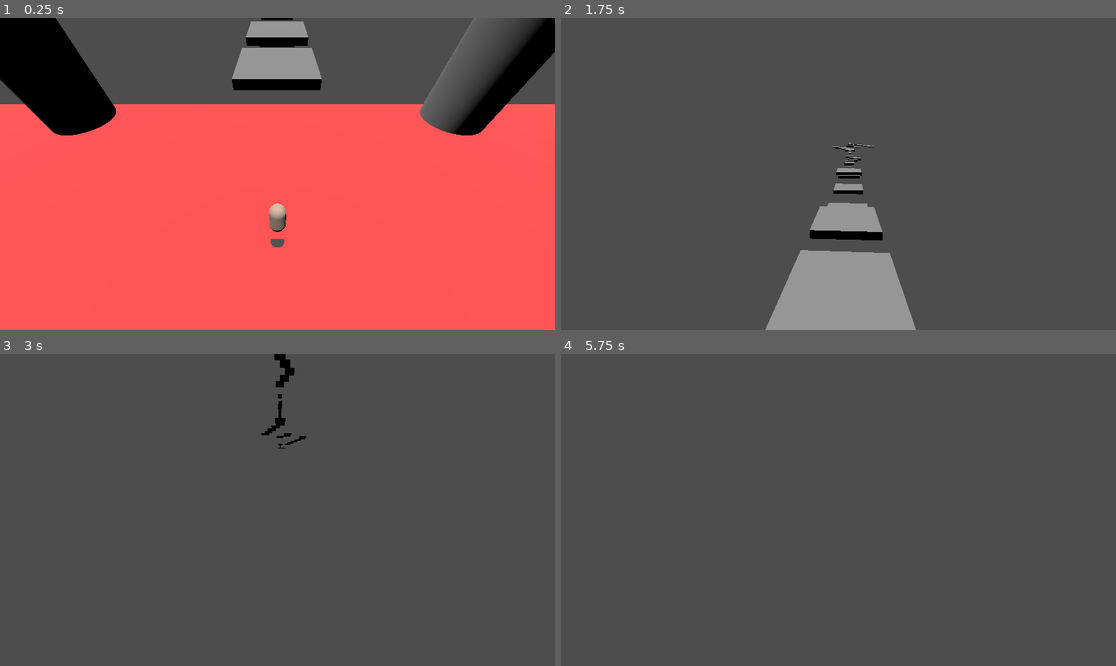
Above: before the commit, frames 1-4 (two rows, left to right).
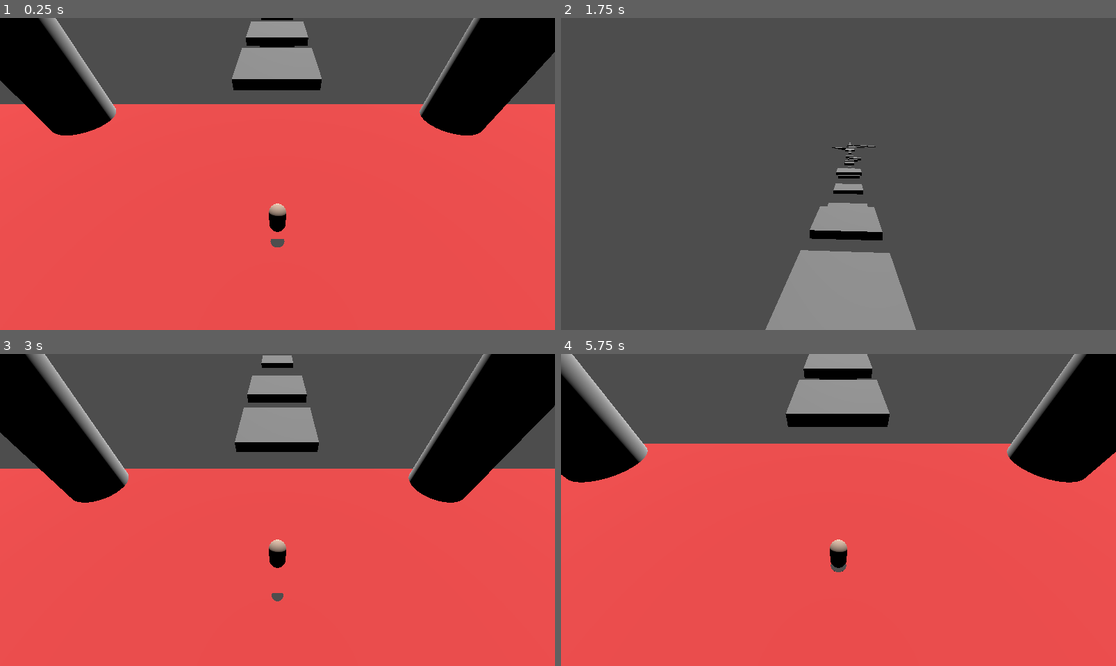
Above: after the commit, the same moments.

Repository: ankit-suman-07/Platform_3D
Game: Godot game, scene res://scenes/world.tscn
Same seed, same stepped clock (60 frames per second), same inputs: the game is played once before the commit and once after it.
Inputs (mouse positions are in pixels of both pictures, inside the frame that each line leads up to):
- Up to frame 1 (0.25 s): no input
- Up to frame 2 (1.75 s): tap Enter at 0.5 s; move the mouse to (866, 174) at 0.52 s; hold W (forward) from 0.53 s (still down); tap Space (jump) at 0.77, 1.52 s; move the mouse to (810, 174) at 1.27 s
- Up to frame 3 (3 s): keep holding W (forward); move the mouse to (288, 503) at 2.02 s; move the mouse to (271, 516) at 2.77 s
- Up to frame 4 (5.75 s): keep holding W (forward); tap Space (jump) at 3.02, 3.77, 4.52 s; move the mouse to (877, 513) at 3.52 s; move the mouse to (794, 506) at 4.27 s; move the mouse to (844, 510) at 5.02 s

The runs differ from the first frame. In frame 1, 4.6% of the frame differs, in the area x 0-98%, y 0-69%; in frame 2, less than 0.1%; in frame 3, 77%; in frame 4, 80%, in the area x 0-100%, y 0-100%.

Commit message:
Add ending floor

Diff:
--- /dev/null
+++ b/scenes/last_floor.tscn
@@ -0,0 +1,31 @@
+[gd_scene load_steps=6 format=3 uid="uid://d1xab202v53gc"]
+
+[sub_resource type="StandardMaterial3D" id="StandardMaterial3D_5arst"]
+albedo_color = Color(0.823529, 0.729412, 0.164706, 0.988235)
+
+[sub_resource type="CylinderMesh" id="CylinderMesh_c5h8u"]
+material = SubResource("StandardMaterial3D_5arst")
+
+[sub_resource type="CylinderShape3D" id="CylinderShape3D_j0i6g"]
+
+[sub_resource type="StandardMaterial3D" id="StandardMaterial3D_c5h8u"]
+albedo_color = Color(0.137255, 0.784314, 0.109804, 1)
+
+[sub_resource type="BoxMesh" id="BoxMesh_j0i6g"]
+material = SubResource("StandardMaterial3D_c5h8u")
+
+[node name="last_floor" type="StaticBody3D"]
+
+[node name="MeshInstance3D" type="MeshInstance3D" parent="."]
+transform = Transform3D(2, 0, 0, 0, 0.5, 0, 0, 0, 2, 0, 0, 0)
+mesh = SubResource("CylinderMesh_c5h8u")
+
+[node name="CollisionShape3D" type="CollisionShape3D" parent="."]
+transform = Transform3D(2, 0, 0, 0, 0.5, 0, 0, 0, 2, 0, 0, 0)
+shape = SubResource("CylinderShape3D_j0i6g")
+
+[node name="Area3D" type="Area3D" parent="."]
+
+[node name="MeshInstance3D" type="MeshInstance3D" parent="Area3D"]
+transform = Transform3D(0.005, 0, 0, 0, 0.353553, -0.353553, 0, 0.353553, 0.353553, 0.546844, 1.01348, 0)
+mesh = SubResource("BoxMesh_j0i6g")
--- a/scenes/world.tscn
+++ b/scenes/world.tscn
@@ -6,9 +6,9 @@
 [ext_resource type="PackedScene" uid="uid://bjprtgdvxt81e" path="res://scenes/platform_long_small.tscn" id="4_71j4m"]
 [ext_resource type="PackedScene" uid="uid://cl7odbfax36xj" path="res://scenes/platform_small.tscn" id="5_71j4m"]
 [ext_resource type="PackedScene" uid="uid://ftc6nrelfs1y" path="res://scenes/platform_short_small.tscn" id="5_qfnet"]
-[ext_resource type="PackedScene" uid="uid://0gogofnjqkjg" path="res://scenes/measure.tscn" id="6_qfnet"]
 [ext_resource type="PackedScene" uid="uid://cfdjl2p08e0nq" path="res://scenes/platform.tscn" id="7_i7141"]
 [ext_resource type="PackedScene" uid="uid://cokt2agl22d2d" path="res://scenes/moving_platform.tscn" id="9_7r4gi"]
+[ext_resource type="PackedScene" uid="uid://d1xab202v53gc" path="res://scenes/last_floor.tscn" id="10_w7kh3"]
 
 [node name="World" type="Node3D"]
 
@@ -23,10 +23,7 @@
 near = 1.0
 
 [node name="DirectionalLight3D" type="DirectionalLight3D" parent="."]
-transform = Transform3D(0.999667, -0.00169484, 0.0257549, -0.0258106, -0.0656425, 0.997509, -6.11648e-09, -0.997842, -0.0656644, 55.8116, 2.91496, 0)
-
-[node name="measure" parent="." instance=ExtResource("6_qfnet")]
-transform = Transform3D(2, 0, 0, 0, 0.5, 0, 0, 0, 2, 221.534, -0.716456, -0.745745)
+transform = Transform3D(0.815522, -0.0380017, 0.577477, -0.571111, 0.108495, 0.813671, -0.0935743, -0.993371, 0.0667767, 55.8116, 27.5617, 0)
 
 [node name="platforms" type="Node" parent="."]
 
@@ -55,46 +52,46 @@
 transform = Transform3D(1, 0, 0, 0, 1, 0, 0, 0, 1, 134.491, -0.0476148, 4.76837e-07)
 
 [node name="platform_large9" parent="platforms" instance=ExtResource("3_4wyf3")]
-transform = Transform3D(1, 0, 0, 0, 1, 0, 0, 0, 1, 140.533, -0.0476148, 4.76837e-07)
+transform = Transform3D(1, 0, 0, 0, 1, 0, 0, 0, 1, 139.547, -0.0476148, 4.76837e-07)
 
 [node name="platform_large10" parent="platforms" instance=ExtResource("3_4wyf3")]
-transform = Transform3D(1, 0, 0, 0, 1, 0, 0, 0, 1, 146.637, -0.0476148, -2.04771)
+transform = Transform3D(1, 0, 0, 0, 1, 0, 0, 0, 1, 144.562, -0.0476148, -2.04771)
 
 [node name="platform_large11" parent="platforms" instance=ExtResource("3_4wyf3")]
-transform = Transform3D(1, 0, 0, 0, 1, 0, 0, 0, 1, 152.668, -0.0476148, -4.07218)
+transform = Transform3D(1, 0, 0, 0, 1, 0, 0, 0, 1, 149.556, -0.0476148, -4.07218)
 
 [node name="platform_large12" parent="platforms" instance=ExtResource("3_4wyf3")]
-transform = Transform3D(1, 0, 0, 0, 1, 0, 0, 0, 1, 158.723, -0.0476148, -6.00779)
+transform = Transform3D(1, 0, 0, 0, 1, 0, 0, 0, 1, 154.573, -0.0476148, -6.00779)
 
 [node name="platform_large13" parent="platforms" instance=ExtResource("3_4wyf3")]
-transform = Transform3D(1, 0, 0, 0, 1, 0, 0, 0, 1, 164.748, -0.0476148, -8.09489)
+transform = Transform3D(1, 0, 0, 0, 1, 0, 0, 0, 1, 159.667, -0.0476148, -8.09489)
 
 [node name="platform_large22" parent="platforms" instance=ExtResource("3_4wyf3")]
-transform = Transform3D(1, 0, 0, 0, 1, 0, 0, 0, 1, 164.748, -0.0476148, 4.09822)
+transform = Transform3D(1, 0, 0, 0, 1, 0, 0, 0, 1, 160.02, -0.0476148, 5.88708)
 
 [node name="platform_large14" parent="platforms" instance=ExtResource("3_4wyf3")]
-transform = Transform3D(1, 0, 0, 0, 1, 0, 0, 0, 1, 179.997, -0.00565076, 13.196)
+transform = Transform3D(1, 0, 0, 0, 1, 0, 0, 0, 1, 174.855, -0.00565076, 13.196)
 
 [node name="platform_large15" parent="platforms" instance=ExtResource("3_4wyf3")]
-transform = Transform3D(1, 0, 0, 0, 1, 0, 0, 0, 1, 186.101, -0.00565076, 11.1483)
+transform = Transform3D(1, 0, 0, 0, 1, 0, 0, 0, 1, 179.994, -0.00565076, 11.1483)
 
 [node name="platform_large16" parent="platforms" instance=ExtResource("3_4wyf3")]
-transform = Transform3D(1, 0, 0, 0, 1, 0, 0, 0, 1, 192.132, -0.00565076, 9.12382)
+transform = Transform3D(1, 0, 0, 0, 1, 0, 0, 0, 1, 185.117, -0.00565076, 9.12382)
 
 [node name="platform_large17" parent="platforms" instance=ExtResource("3_4wyf3")]
-transform = Transform3D(1, 0, 0, 0, 1, 0, 0, 0, 1, 198.187, -0.00565076, 7.18821)
+transform = Transform3D(1, 0, 0, 0, 1, 0, 0, 0, 1, 190.23, -0.00565076, 7.18821)
 
 [node name="platform_large19" parent="platforms" instance=ExtResource("3_4wyf3")]
-transform = Transform3D(1, 0, 0, 0, 1, 0, 0, 0, 1, 204.212, -0.00565076, 5.10111)
+transform = Transform3D(1, 0, 0, 0, 1, 0, 0, 0, 1, 195.305, -0.00565076, 5.10111)
 
 [node name="platform_large20" parent="platforms" instance=ExtResource("3_4wyf3")]
-transform = Transform3D(1, 0, 0, 0, 1, 0, 0, 0, 1, 204.212, -0.00565076, -0.00696301)
+transform = Transform3D(1, 0, 0, 0, 1, 0, 0, 0, 1, 195.305, -0.00565076, -0.00696301)
 
 [node name="platform_large18" parent="platforms" instance=ExtResource("3_4wyf3")]
-transform = Transform3D(1, 0, 0, 0, 1, 0, 0, 0, 1, 174.891, -0.00565076, 13.3285)
+transform = Transform3D(1, 0, 0, 0, 1, 0, 0, 0, 1, 169.79, -0.00565076, 13.3285)
 
 [node name="platform_large21" parent="platforms" instance=ExtResource("3_4wyf3")]
-transform = Transform3D(1, 0, 0, 0, 1, 0, 0, 0, 1, 174.891, -0.00565076, -0.0763502)
+transform = Transform3D(1, 0, 0, 0, 1, 0, 0, 0, 1, 169.79, -0.00565076, -0.09097)
 
 [node name="platform_small" parent="platforms" instance=ExtResource("5_71j4m")]
 transform = Transform3D(1, 0, 0, 0, 1, 0, 0, 0, 1, 103.735, -1.79141, 0)
@@ -139,7 +136,7 @@
 transform = Transform3D(1, 0, 0, 0, 1, 0, 0, 0, 1, 101.248, 0, 0.0136845)
 
 [node name="platform7" parent="platforms" instance=ExtResource("7_i7141")]
-transform = Transform3D(1, 0, 0, 0, 1, 0, 0, 0, 1, 209.258, 0, 0.0136845)
+transform = Transform3D(1, 0, 0, 0, 1, 0, 0, 0, 1, 199.42, 0, 0.0136845)
 
 [node name="platform_short_small" parent="platforms" instance=ExtResource("5_qfnet")]
 transform = Transform3D(-4.37114e-08, 0, -1, 0, 1, 0, 1, 0, -4.37114e-08, 121.021, 0, 0)
@@ -172,40 +169,43 @@
 transform = Transform3D(-4.37114e-08, 0, -1, 0, 1, 0, 1, 0, -4.37114e-08, 124.803, 0, 0)
 
 [node name="platform_long_small3" parent="platforms" instance=ExtResource("4_71j4m")]
-transform = Transform3D(-4.37114e-08, -0.34202, -0.939693, 0, 0.939693, -0.34202, 1, -1.49502e-08, -4.10753e-08, 213.706, 0.868014, 0)
+transform = Transform3D(-4.37114e-08, -0.34202, -0.939693, 0, 0.939693, -0.34202, 1, -1.49502e-08, -4.10753e-08, 203.867, 0.868014, 0)
 
 [node name="platform_long_small4" parent="platforms" instance=ExtResource("4_71j4m")]
-transform = Transform3D(-4.37114e-08, 0.34202, -0.939693, 0, 0.939693, 0.34202, 1, 1.49502e-08, -4.10753e-08, 224.3, 0.868014, 0)
+transform = Transform3D(-4.37114e-08, 0.34202, -0.939693, 0, 0.939693, 0.34202, 1, 1.49502e-08, -4.10753e-08, 214.462, 0.868014, 0)
 
 [node name="platform_short_small2" parent="platforms" instance=ExtResource("5_qfnet")]
-transform = Transform3D(-4.37114e-08, 0, -1, 0, 1, 0, 1, 0, -4.37114e-08, 217.133, 1.8187, 0)
+transform = Transform3D(-4.37114e-08, 0, -1, 0, 1, 0, 1, 0, -4.37114e-08, 207.295, 1.8187, 0)
 
 [node name="platform_short_small4" parent="platforms" instance=ExtResource("5_qfnet")]
-transform = Transform3D(-4.37114e-08, 0, -1, 0, 1, 0, 1, 0, -4.37114e-08, 217.548, 1.8187, 0)
+transform = Transform3D(-4.37114e-08, 0, -1, 0, 1, 0, 1, 0, -4.37114e-08, 207.71, 1.8187, 0)
 
 [node name="platform_short_small6" parent="platforms" instance=ExtResource("5_qfnet")]
-transform = Transform3D(-4.37114e-08, 0, -1, 0, 1, 0, 1, 0, -4.37114e-08, 217.966, 1.8187, 0)
+transform = Transform3D(-4.37114e-08, 0, -1, 0, 1, 0, 1, 0, -4.37114e-08, 208.128, 1.8187, 0)
 
 [node name="platform_short_small8" parent="platforms" instance=ExtResource("5_qfnet")]
-transform = Transform3D(-4.37114e-08, 0, -1, 0, 1, 0, 1, 0, -4.37114e-08, 218.384, 1.8187, 0)
+transform = Transform3D(-4.37114e-08, 0, -1, 0, 1, 0, 1, 0, -4.37114e-08, 208.546, 1.8187, 0)
 
 [node name="platform_short_small10" parent="platforms" instance=ExtResource("5_qfnet")]
-transform = Transform3D(-4.37114e-08, 0, -1, 0, 1, 0, 1, 0, -4.37114e-08, 218.802, 1.8187, 0)
+transform = Transform3D(-4.37114e-08, 0, -1, 0, 1, 0, 1, 0, -4.37114e-08, 208.964, 1.8187, 0)
 
 [node name="platform_short_small12" parent="platforms" instance=ExtResource("5_qfnet")]
-transform = Transform3D(-4.37114e-08, 0, -1, 0, 1, 0, 1, 0, -4.37114e-08, 219.22, 1.8187, 0)
+transform = Transform3D(-4.37114e-08, 0, -1, 0, 1, 0, 1, 0, -4.37114e-08, 209.382, 1.8187, 0)
 
 [node name="platform_short_small14" parent="platforms" instance=ExtResource("5_qfnet")]
-transform = Transform3D(-4.37114e-08, 0, -1, 0, 1, 0, 1, 0, -4.37114e-08, 219.644, 1.8187, 0)
+transform = Transform3D(-4.37114e-08, 0, -1, 0, 1, 0, 1, 0, -4.37114e-08, 209.806, 1.8187, 0)
 
 [node name="platform_short_small16" parent="platforms" instance=ExtResource("5_qfnet")]
-transform = Transform3D(-4.37114e-08, 0, -1, 0, 1, 0, 1, 0, -4.37114e-08, 220.065, 1.8187, 0)
+transform = Transform3D(-4.37114e-08, 0, -1, 0, 1, 0, 1, 0, -4.37114e-08, 210.227, 1.8187, 0)
 
 [node name="platform_short_small18" parent="platforms" instance=ExtResource("5_qfnet")]
-transform = Transform3D(-4.37114e-08, 0, -1, 0, 1, 0, 1, 0, -4.37114e-08, 220.494, 1.8187, 0)
+transform = Transform3D(-4.37114e-08, 0, -1, 0, 1, 0, 1, 0, -4.37114e-08, 210.656, 1.8187, 0)
 
 [node name="platform_short_small20" parent="platforms" instance=ExtResource("5_qfnet")]
-transform = Transform3D(-4.37114e-08, 0, -1, 0, 1, 0, 1, 0, -4.37114e-08, 220.915, 1.8187, 0)
+transform = Transform3D(-4.37114e-08, 0, -1, 0, 1, 0, 1, 0, -4.37114e-08, 211.077, 1.8187, 0)
 
 [node name="moving_platform" parent="." instance=ExtResource("9_7r4gi")]
-transform = Transform3D(1, 0, 0, 0, 1, 0, 0, 0, 1, 169.806, 0, -8.10906)
+transform = Transform3D(1, 0, 0, 0, 1, 0, 0, 0, 1, 164.69, 0, -8.10906)
+
+[node name="last_floor" parent="." instance=ExtResource("10_w7kh3")]
+transform = Transform3D(1, 0, 0, 0, 1, 0, 0, 0, 1, 218.929, -0.505322, 0)
--- a/scripts/player.gd
+++ b/scripts/player.gd
@@ -72,6 +72,10 @@
 
 	move_and_slide()
 
+	# ---- Check for Fall-Off ----
+	if global_position.y < -20.0:
+		get_tree().reload_current_scene()
+
 func _check_for_platform_impact() -> void:
 	for i in range(get_slide_collision_count()):
 		var collision := get_slide_collision(i)
